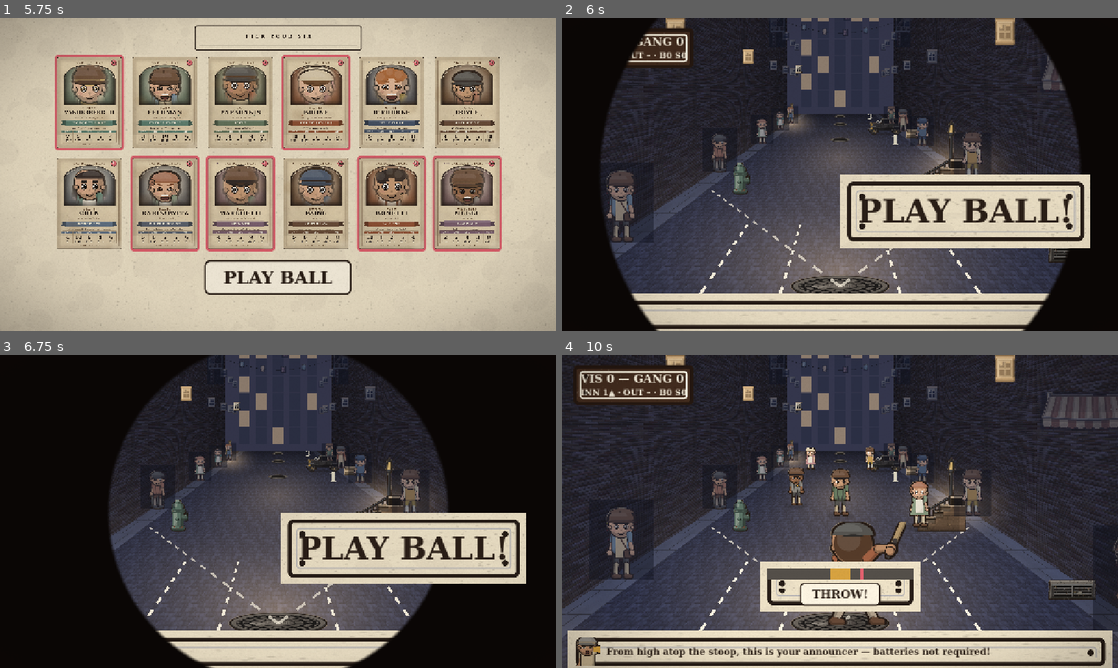
Above: before the commit, frames 1-4 (two rows, left to right).
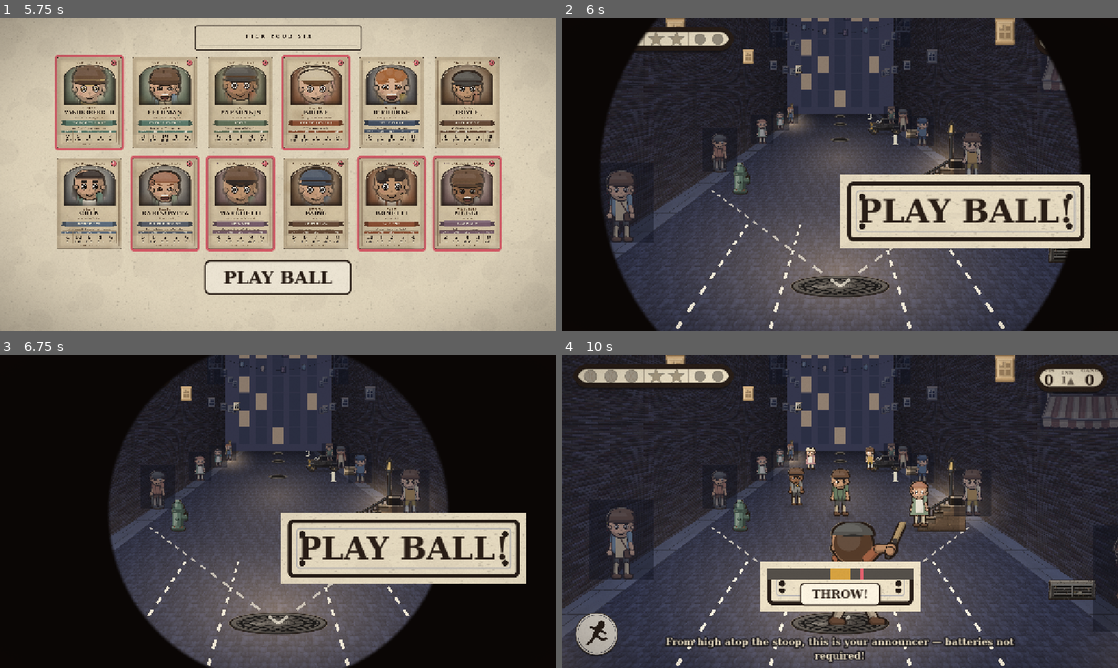
Above: after the commit, the same moments.

Repository: Bubble26/3-sewers
Game: Godot game, scene res://scenes/boot.tscn
The game is run twice, just before and just after one commit, with the same random seed, the same clock (stepped at 60 frames per second) and the same inputs.
Inputs (mouse positions are in pixels of both pictures, inside the frame that each line leads up to):
- Up to frame 1 (5.75 s): click "PLAY BALL" at 0.5 s; tap Enter at 1.25, 2.75, 5 s; move the mouse to (400, 158) at 1.27 s; click (400, 158) at 1.42 s; tap Space at 2, 4.25 s; move the mouse to (166, 190) at 2.02 s; click (166, 190) at 2.17 s; move the mouse to (333, 105) at 2.77 s; click (333, 105) at 2.92 s; move the mouse to (250, 237) at 3.52 s; click (250, 237) at 3.67 s; move the mouse to (444, 221) at 4.27 s; click (444, 221) at 4.42 s; move the mouse to (111, 127) at 5.02 s; click (111, 127) at 5.17 s
- Up to frame 2 (6 s): click "PLAY BALL" at 5.75 s
- Up to frame 3 (6.75 s): tap Space at 6.5 s; move the mouse to (305, 511) at 6.52 s; click (305, 511) at 6.67 s
- Up to frame 4 (10 s): click "INSIDE" at 7.25 s; click "MIDDLE" at 8 s; click "OUTSIDE" at 8.75 s; click "FAST" at 9.5 s

Frame 1 is identical in both runs. In frame 2, 9.7% of the frame differs, in the area x 11-88%, y 2-100%; in frame 3, 4.2%; in frame 4, 15%, in the area x 1-99%, y 2-100%.

Commit message:
Match the reference HUD: pip plates, corner touch buttons, floating patter
Replaces the text scoreboard and paper announcer strip with the reference
screen's chrome:

- Top-left, a parchment pill plate with icon pips: three stitched
  baseballs for balls, two gold stars for strikes, two iron discs for
  outs. Pips light with a punch-scale pop as the count changes.
- Top-right, a matching plate with VIS / INN / GANG columns in serif ink
  numerals; it still punch-scales when a run crosses.
- Bottom corners, round parchment touch buttons with solid-ink
  silhouettes: a sprinting kid (left, commits the pitch when the timing
  bar is live) and an open hand (right, swings — tap-anywhere still
  works; the button is the affordance and pulses while the window is
  open).
- The announcer's line now floats over the cobbles in outlined paper
  serif instead of riding a full-width strip.
- All HUD chrome hangs off one scaled root control, so a tall phone gets
  thumb-sized plates instead of proportionally shrunken ones, and
  rotation just refits the root. Intertitle cards take a smaller cut in
  portrait so they stop crowding the frame.
- art_ui.py gains the HUD kit: pill 9-patch, ball/star/out pips, and the
  two glyph buttons.

Validated: import clean, SIM OK unchanged, SMOKE_OK, captured in both
orientations.

Co-Authored-By: Claude <noreply@anthropic.com>
Claude-Session: https://claude.ai/code/session_01EAhAdM4K8KttNcwM1gG72N

Diff:
--- a/threesewers/scripts/match_view.gd
+++ b/threesewers/scripts/match_view.gd
@@ -61,6 +61,7 @@
 const PITCH_PATTER_CHANCE := 0.3
 const CHEESE_CARD_T := 1.2
 const SETTLE_PAD := 0.35
+const PIP_DIM := Color(0.28, 0.26, 0.27, 0.4)
 
 # ---------------------------------------------------------------- kid sprite node
 class Kid extends Node2D:
@@ -209,9 +210,17 @@
 var bh := 0.0                      # ball height off the cobbles
 
 # hud refs
-var score_panel: PanelContainer
-var score_lbl: Label
-var count_lbl: Label
+var score_plate: PanelContainer
+var count_plate: PanelContainer
+var vis_lbl: Label
+var gang_lbl: Label
+var inn_lbl: Label
+var ball_pips: Array[TextureRect] = []
+var strike_pips: Array[TextureRect] = []
+var out_pips: Array[TextureRect] = []
+var swing_btn: TextureButton
+var action_btn: TextureButton
+var hud_root: Control
 var tick_lbl: Label
 var hint_lbl: Label
 var pitch_panel: PanelContainer
@@ -304,6 +313,7 @@
 		c.queue_free()
 	window_spr = null
 	_build_world()
+	_fit_hud_root()
 
 func _view_punch(amount: float, t := 0.5) -> void:
 	if _cam_tw != null:
@@ -565,14 +575,16 @@
 	_ball_mode = "pitch"
 
 func _unhandled_input(event: InputEvent) -> void:
-	if autopilot or _ball_mode != "pitch" or not _human_bat or _committed:
-		return
 	var pressed := false
 	if event is InputEventScreenTouch and event.pressed:
 		pressed = true
 	elif event is InputEventMouseButton and event.pressed and event.button_index == MOUSE_BUTTON_LEFT:
 		pressed = true
-	if not pressed:
+	if pressed:
+		_try_swing()
+
+func _try_swing() -> void:
+	if autopilot or _ball_mode != "pitch" or not _human_bat or _committed:
 		return
 	if _bt < _cross_t - Tuning.SWING_EARLY or _bt > _cross_t + Tuning.SWING_LATE:
 		return
@@ -582,6 +594,7 @@
 	if batter_node != null and is_instance_valid(batter_node):
 		batter_node.play("swing_back", 14.0, false)
 	hint_lbl.visible = false
+	swing_btn.visible = false
 
 func _process(delta: float) -> void:
 	_process_ball(delta)
@@ -597,8 +610,11 @@
 				batter_node.play("swing_back", 14.0, false)
 		# batting hint while the window is open
 		if _human_bat:
-			hint_lbl.visible = not _committed \
+			var window_open := not _committed \
 				and _bt >= _cross_t - Tuning.SWING_EARLY and _bt <= _cross_t + Tuning.SWING_LATE
+			hint_lbl.visible = window_open
+			swing_btn.visible = not autopilot and not _committed
+			swing_btn.modulate = Color(1, 1, 1, 1.0) if window_open else Color(1, 1, 1, 0.55)
 		# ball along its timeline
 		if _bt < _ta:
 			var u := _bt / _ta
@@ -662,6 +678,7 @@
 func _resolve_pitch() -> void:
 	_ball_mode = ""
 	hint_lbl.visible = false
+	swing_btn.visible = false
 	var swung := false
 	var err := 0.0
 	if _plan.is_empty():
@@ -1223,55 +1240,73 @@
 
 # ---------------------------------------------------------------- HUD
 func _build_hud() -> void:
-	# brick scoreboard
-	score_panel = PanelContainer.new()
-	score_panel.add_theme_stylebox_override("panel", _plate_style("ui_board", 60, 22))
-	score_panel.position = Vector2(20, 16)
-	score_panel.mouse_filter = Control.MOUSE_FILTER_IGNORE
-	var sv := VBoxContainer.new()
-	sv.mouse_filter = Control.MOUSE_FILTER_IGNORE
-	score_lbl = _chalk_label("VIS 0 — GANG 0", 26)
-	count_lbl = _chalk_label("INN 1▲ · OUT – · B0 S0", 19)
-	sv.add_child(score_lbl)
-	sv.add_child(count_lbl)
-	score_panel.add_child(sv)
-	hud.add_child(score_panel)
-	# announcer strip
-	var strip := PanelContainer.new()
-	strip.add_theme_stylebox_override("panel", _paper_style())
-	strip.set_anchors_preset(Control.PRESET_BOTTOM_WIDE)
-	strip.offset_left = 14
-	strip.offset_right = -14
-	strip.offset_top = -86
-	strip.offset_bottom = -10
-	strip.mouse_filter = Control.MOUSE_FILTER_IGNORE
+	# The reference HUD: parchment pill plates with icon pips at the top
+	# corners, round parchment touch buttons at the bottom corners, and the
+	# announcer floating over the cobbles instead of riding a paper strip.
+	# Everything is authored at landscape sizes on one root control; scaling
+	# that root fits any screen, so a tall phone gets big thumbable chrome.
+	hud_root = Control.new()
+	hud_root.mouse_filter = Control.MOUSE_FILTER_IGNORE
+	hud.add_child(hud_root)
+	_fit_hud_root()
+	count_plate = _pill()
+	count_plate.set_anchors_preset(Control.PRESET_TOP_LEFT)
+	count_plate.position = Vector2(18, 14)
+	var ch := HBoxContainer.new()
+	ch.add_theme_constant_override("separation", 7)
+	ch.mouse_filter = Control.MOUSE_FILTER_IGNORE
+	ball_pips = _pip_row(ch, "ui_pip_ball", 3, 40)
+	ch.add_child(_pip_divider())
+	strike_pips = _pip_row(ch, "ui_pip_star", 2, 40)
+	ch.add_child(_pip_divider())
+	out_pips = _pip_row(ch, "ui_pip_out", 2, 34)
+	count_plate.add_child(ch)
+	hud_root.add_child(count_plate)
+	# score plate top-right: VIS | INN | GANG
+	score_plate = _pill()
+	# right-anchored: the plate's right edge rides the screen edge and the
+	# panel grows leftward as the score gets wider
+	score_plate.anchor_left = 1.0
+	score_plate.anchor_right = 1.0
+	score_plate.grow_horizontal = Control.GROW_DIRECTION_BEGIN
+	score_plate.offset_right = -18.0
+	score_plate.offset_top = 14.0
 	var sh := HBoxContainer.new()
 	sh.add_theme_constant_override("separation", 14)
 	sh.mouse_filter = Control.MOUSE_FILTER_IGNORE
-	var face := TextureRect.new()
-	var face_frames: Array = Game.frames("announcer", "idle", 2)
-	if not face_frames.is_empty():
-		# the strip wants a bust, not a whole tiny body
-		var at := AtlasTexture.new()
-		at.atlas = face_frames[0]
-		at.region = Rect2(52, 24, 152, 182)
-		face.texture = at
-	face.custom_minimum_size = Vector2(60, 68)
-	face.expand_mode = TextureRect.EXPAND_IGNORE_SIZE
-	face.stretch_mode = TextureRect.STRETCH_KEEP_ASPECT_CENTERED
-	face.mouse_filter = Control.MOUSE_FILTER_IGNORE
-	sh.add_child(face)
+	vis_lbl = _plate_num("0")
+	inn_lbl = _plate_num("1▲", 22, Color(Tuning.INK, 0.66))
+	gang_lbl = _plate_num("0")
+	sh.add_child(_plate_col("VIS", vis_lbl))
+	sh.add_child(_plate_col("INN", inn_lbl))
+	sh.add_child(_plate_col("GANG", gang_lbl))
+	score_plate.add_child(sh)
+	hud_root.add_child(score_plate)
+	# floating announcer line, bottom-centre between the buttons
 	tick_lbl = Label.new()
-	tick_lbl.add_theme_font_size_override("font_size", 21)
-	tick_lbl.add_theme_color_override("font_color", Tuning.INK)
-	tick_lbl.size_flags_horizontal = Control.SIZE_EXPAND_FILL
-	tick_lbl.size_flags_vertical = Control.SIZE_SHRINK_CENTER
+	tick_lbl.add_theme_font_size_override("font_size", 22)
+	tick_lbl.add_theme_color_override("font_color", Tuning.PAPER)
+	tick_lbl.add_theme_color_override("font_outline_color", Color(0.06, 0.05, 0.06, 0.9))
+	tick_lbl.add_theme_constant_override("outline_size", 10)
+	tick_lbl.horizontal_alignment = HORIZONTAL_ALIGNMENT_CENTER
 	tick_lbl.autowrap_mode = TextServer.AUTOWRAP_WORD_SMART
 	tick_lbl.mouse_filter = Control.MOUSE_FILTER_IGNORE
-	sh.add_child(tick_lbl)
-	strip.add_child(sh)
-	hud.add_child(strip)
-	# prompt area (pitch call / bat hint / throw call) — one visible at a time
+	tick_lbl.anchor_left = 0.14
+	tick_lbl.anchor_right = 0.86
+	tick_lbl.anchor_top = 1.0
+	tick_lbl.anchor_bottom = 1.0
+	tick_lbl.offset_top = -74.0
+	tick_lbl.offset_bottom = -14.0
+	tick_lbl.grow_vertical = Control.GROW_DIRECTION_BEGIN
+	hud_root.add_child(tick_lbl)
+	# corner touch buttons
+	action_btn = _round_btn("ui_btn_run", Control.PRESET_BOTTOM_LEFT, Vector2(20, -20))
+	action_btn.pressed.connect(_on_pitch_thrown)
+	hud_root.add_child(action_btn)
+	swing_btn = _round_btn("ui_btn_hand", Control.PRESET_BOTTOM_RIGHT, Vector2(-20, -20))
+	swing_btn.pressed.connect(_try_swing)
+	hud_root.add_child(swing_btn)
+	# prompt area (pitch call / throw call) — one visible at a time
 	var prompt_root := VBoxContainer.new()
 	prompt_root.set_anchors_and_offsets_preset(Control.PRESET_CENTER_BOTTOM,
 		Control.PRESET_MODE_MINSIZE, 130)
@@ -1279,19 +1314,104 @@
 	prompt_root.grow_vertical = Control.GROW_DIRECTION_BEGIN
 	prompt_root.alignment = BoxContainer.ALIGNMENT_END
 	prompt_root.mouse_filter = Control.MOUSE_FILTER_IGNORE
-	hud.add_child(prompt_root)
+	hud_root.add_child(prompt_root)
 	_build_pitch_ui(prompt_root)
 	_build_throw_ui(prompt_root)
-	hint_lbl = _chalk_label("TAP ANYWHERE TO SWING", 26)
-	hint_lbl.add_theme_color_override("font_shadow_color", Color(Tuning.INK, 0.9))
-	hint_lbl.add_theme_constant_override("shadow_offset_x", 2)
-	hint_lbl.add_theme_constant_override("shadow_offset_y", 2)
+	hint_lbl = _chalk_label("TAP TO SWING", 26)
+	hint_lbl.add_theme_color_override("font_outline_color", Color(0.06, 0.05, 0.06, 0.9))
+	hint_lbl.add_theme_constant_override("outline_size", 9)
 	hint_lbl.horizontal_alignment = HORIZONTAL_ALIGNMENT_CENTER
 	hint_lbl.visible = false
 	prompt_root.add_child(hint_lbl)
 	var pulse := create_tween().set_loops()
 	pulse.tween_property(hint_lbl, "modulate", Color(1, 1, 1, 0.45), 0.4)
 	pulse.tween_property(hint_lbl, "modulate", Color(1, 1, 1, 1.0), 0.4)
+
+func _fit_hud_root() -> void:
+	# In portrait the expand-stretch design space grows very tall, which would
+	# shrink everything; boost the root so the chrome stays thumb-sized.
+	var vp := get_viewport_rect().size
+	var k := maxf(1.0, vp.y / 1300.0)
+	hud_root.scale = Vector2(k, k)
+	hud_root.size = vp / k
+	hud_root.position = Vector2.ZERO
+
+func _pill() -> PanelContainer:
+	var pl := PanelContainer.new()
+	# horizontal margin clears the pill's ink ring so captions never sit
+	# under it; the ring is ~20px of the stretched 9-patch
+	var st := _plate_style("ui_pill", 36, 14)
+	if st is StyleBoxTexture:
+		st.content_margin_left = 27.0
+		st.content_margin_right = 27.0
+	pl.add_theme_stylebox_override("panel", st)
+	pl.mouse_filter = Control.MOUSE_FILTER_IGNORE
+	return pl
+
+func _pip_row(parent: Control, art: String, n: int, size: int) -> Array[TextureRect]:
+	var out: Array[TextureRect] = []
+	var tex: Texture2D = load("res://assets/ui/%s.png" % art) \
+		if ResourceLoader.exists("res://assets/ui/%s.png" % art) else null
+	for i in n:
+		var tr := TextureRect.new()
+		tr.texture = tex
+		tr.custom_minimum_size = Vector2(size, size)
+		tr.expand_mode = TextureRect.EXPAND_IGNORE_SIZE
+		tr.stretch_mode = TextureRect.STRETCH_KEEP_ASPECT_CENTERED
+		tr.mouse_filter = Control.MOUSE_FILTER_IGNORE
+		tr.modulate = PIP_DIM
+		parent.add_child(tr)
+		out.append(tr)
+	return out
+
+func _pip_divider() -> Control:
+	var d := ColorRect.new()
+	d.color = Color(Tuning.INK, 0.28)
+	d.custom_minimum_size = Vector2(3, 36)
+	d.size_flags_vertical = Control.SIZE_SHRINK_CENTER
+	d.mouse_filter = Control.MOUSE_FILTER_IGNORE
+	return d
+
+func _plate_num(txt: String, size := 32, col := Tuning.INK) -> Label:
+	var l := Label.new()
+	l.text = txt
+	l.add_theme_font_size_override("font_size", size)
+	l.add_theme_color_override("font_color", col)
+	l.horizontal_alignment = HORIZONTAL_ALIGNMENT_CENTER
+	l.mouse_filter = Control.MOUSE_FILTER_IGNORE
+	return l
+
+func _plate_col(caption: String, num: Label) -> VBoxContainer:
+	var v := VBoxContainer.new()
+	v.add_theme_constant_override("separation", -4)
+	v.alignment = BoxContainer.ALIGNMENT_CENTER
+	v.mouse_filter = Control.MOUSE_FILTER_IGNORE
+	var cap := Label.new()
+	cap.text = caption
+	cap.add_theme_font_size_override("font_size", 12)
+	cap.add_theme_color_override("font_color", Color(Tuning.INK, 0.62))
+	cap.horizontal_alignment = HORIZONTAL_ALIGNMENT_CENTER
+	cap.mouse_filter = Control.MOUSE_FILTER_IGNORE
+	v.add_child(cap)
+	v.add_child(num)
+	return v
+
+func _round_btn(art: String, preset: int, off: Vector2) -> TextureButton:
+	var b := TextureButton.new()
+	var path := "res://assets/ui/%s.png" % art
+	if ResourceLoader.exists(path):
+		b.texture_normal = load(path)
+	b.ignore_texture_size = true
+	b.stretch_mode = TextureButton.STRETCH_KEEP_ASPECT_CENTERED
+	b.custom_minimum_size = Vector2(118, 118)
+	b.set_anchors_preset(preset)
+	b.grow_horizontal = Control.GROW_DIRECTION_BEGIN if off.x < 0.0 \
+		else Control.GROW_DIRECTION_END
+	b.grow_vertical = Control.GROW_DIRECTION_BEGIN
+	b.position = off + Vector2(0.0 if off.x > 0.0 else -118.0, -118.0)
+	b.visible = false
+	b.pivot_offset = Vector2(59, 59)
+	return b
 
 func _chalk_label(text: String, size: int) -> Label:
 	var l := Label.new()
@@ -1384,7 +1504,8 @@
 			pitch_select.visible = false
 			pitch_timing.visible = true
 			_bar_clock = 0.0
-			_bar_running = true)
+			_bar_running = true
+			action_btn.visible = true)
 		types.add_child(tb)
 	pitch_select.add_child(types)
 	v.add_child(pitch_select)
@@ -1427,6 +1548,7 @@
 	if not _bar_running:
 		return
 	_bar_running = false
+	action_btn.visible = false
 	var phase := pingpong(_bar_clock * BAR_SPEED, 1.0)
 	var quality := clampf(1.0 - absf(phase - 0.5) * 2.0, 0.2, 0.95)
 	var need := AIM_Q_MID if _pitch_lane == 0 else AIM_Q_EDGE
@@ -1501,19 +1623,34 @@
 
 func _update_hud(snap: Dictionary) -> void:
 	var sc: Array = snap["score"]
-	score_lbl.text = "VIS %d — GANG %d" % [sc[0], sc[1]]
+	vis_lbl.text = str(sc[0])
+	gang_lbl.text = str(sc[1])
 	var arrow := "▲" if int(snap["half"]) == MatchCore.Half.TOP else "▼"
-	var outs_n := int(snap["outs"])
-	var outs_s := "–" if outs_n == 0 else "|".repeat(outs_n)
-	count_lbl.text = "INN %d%s · OUT %s · B%d S%d" % [int(snap["inning"]), arrow,
-		outs_s, int(snap["balls"]), int(snap["strikes"])]
+	inn_lbl.text = "%d%s" % [int(snap["inning"]), arrow]
+	_set_pips(ball_pips, int(snap["balls"]))
+	_set_pips(strike_pips, int(snap["strikes"]))
+	_set_pips(out_pips, int(snap["outs"]))
 	var runs_total: int = sc[0] + sc[1]
 	if _last_runs >= 0 and runs_total != _last_runs:
-		score_panel.pivot_offset = score_panel.size / 2.0
+		score_plate.pivot_offset = score_plate.size / 2.0
 		var tw := create_tween().set_trans(Tween.TRANS_BACK).set_ease(Tween.EASE_OUT)
-		score_panel.scale = Vector2(1.22, 1.22)
-		tw.tween_property(score_panel, "scale", Vector2.ONE, 0.3)
+		score_plate.scale = Vector2(1.22, 1.22)
+		tw.tween_property(score_plate, "scale", Vector2.ONE, 0.3)
 	_last_runs = runs_total
+
+func _set_pips(pips: Array[TextureRect], lit: int) -> void:
+	for i in pips.size():
+		var on := i < lit
+		var pip := pips[i]
+		if on and pip.modulate != Color.WHITE:
+			pip.modulate = Color.WHITE
+			pip.pivot_offset = pip.size / 2.0
+			pip.scale = Vector2(1.5, 1.5)
+			var tw := create_tween().set_trans(Tween.TRANS_BACK).set_ease(Tween.EASE_OUT)
+			tw.tween_property(pip, "scale", Vector2.ONE, 0.22)
+		elif not on:
+			pip.modulate = PIP_DIM
+			pip.scale = Vector2.ONE
 
 func ticker(s: String) -> void:
 	if s == "":
--- a/threesewers/scripts/title_card.gd
+++ b/threesewers/scripts/title_card.gd
@@ -56,6 +56,10 @@
 	add_child(card)
 
 func flash(text: String, subtext := "", hold := 0.9, slam := false) -> void:
+	# the cards were tuned for landscape; a tall screen gets a smaller cut
+	var vps := get_viewport().get_visible_rect().size
+	lbl.add_theme_font_size_override("font_size", 74 if vps.x >= vps.y else 52)
+	sub.add_theme_font_size_override("font_size", 23 if vps.x >= vps.y else 19)
 	lbl.text = text
 	sub.text = subtext
 	sub.visible = subtext != ""
Binary file added: threesewers/assets/ui/ui_btn_hand.png
Not shown, added: threesewers/assets/ui/ui_btn_hand.png.import
Binary file added: threesewers/assets/ui/ui_btn_run.png
Not shown, added: threesewers/assets/ui/ui_btn_run.png.import
Binary file added: threesewers/assets/ui/ui_pill.png
Not shown, added: threesewers/assets/ui/ui_pill.png.import
Binary file added: threesewers/assets/ui/ui_pip_ball.png
Not shown, added: threesewers/assets/ui/ui_pip_ball.png.import
Binary file added: threesewers/assets/ui/ui_pip_out.png
Not shown, added: threesewers/assets/ui/ui_pip_out.png.import
Binary file added: threesewers/assets/ui/ui_pip_star.png
Not shown, added: threesewers/assets/ui/ui_pip_star.png.import
(and 1 more such lines)
